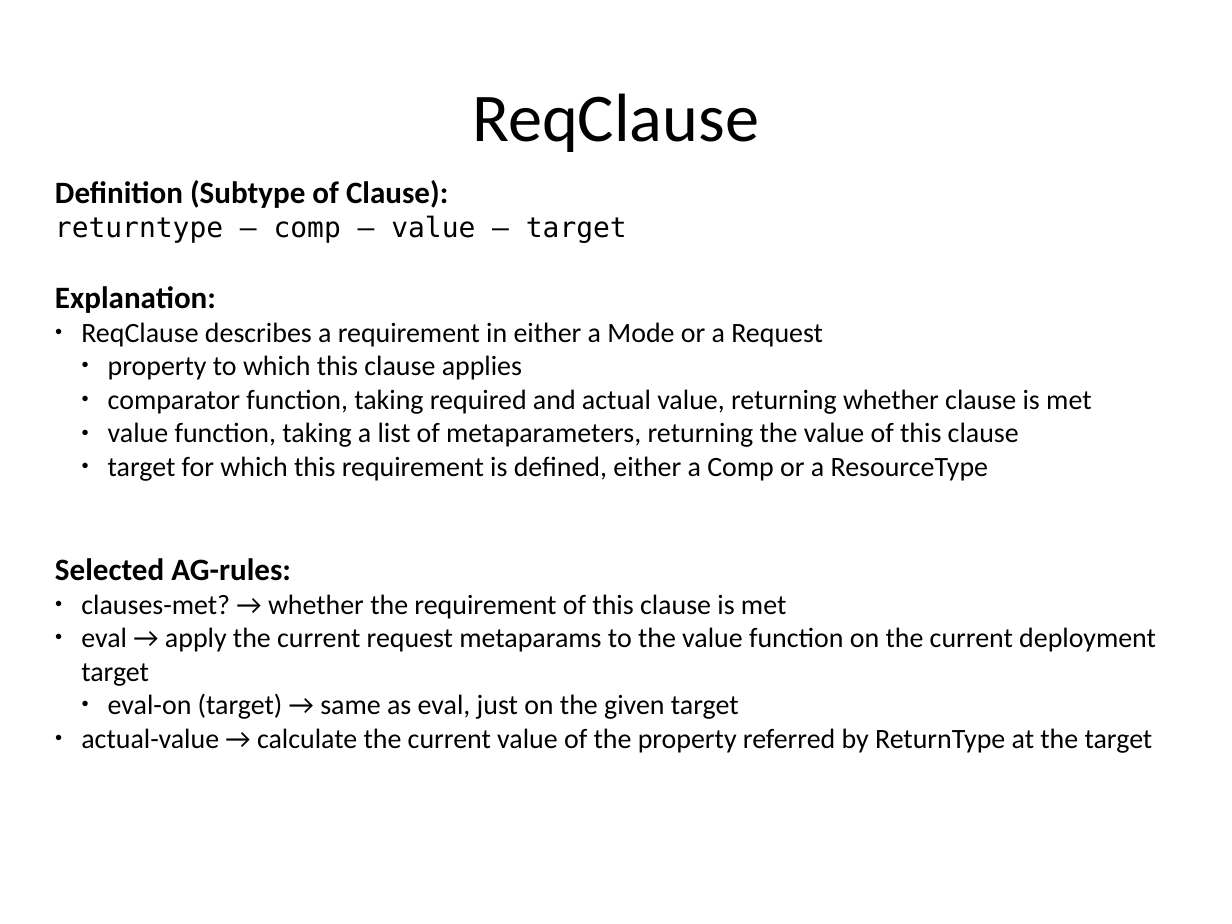
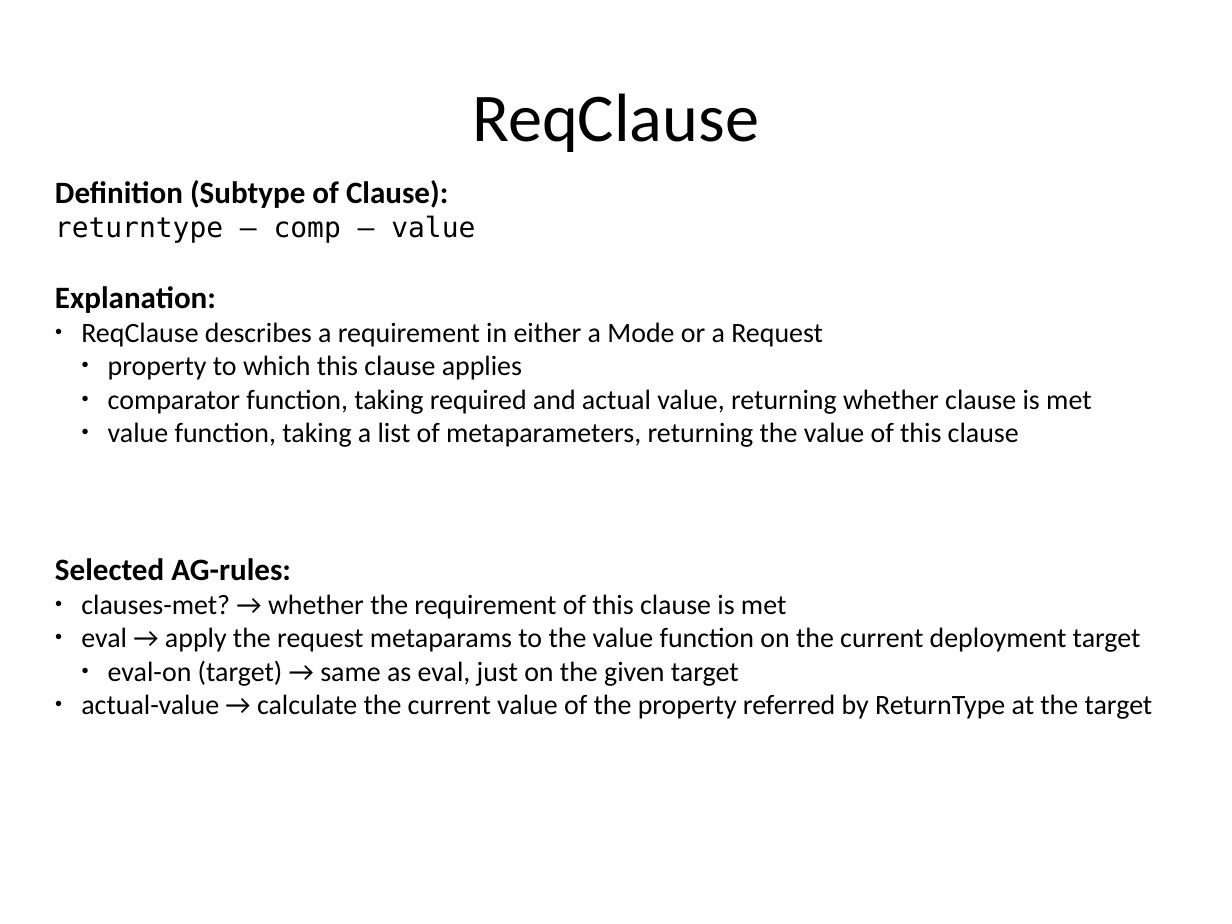
Before and after one commit to rene-schoene/racr-mquat, a slide deck: slide 28 of doc/the-model.odp (slide 26 before the commit). Drawn at 1232x924 pixels with LibreOffice and Linux fonts; fonts in the diff are those of the drawing. Boxes give left, top, right and bottom in pixels: in the first picture for what was removed or moved away, otherwise in the second. Text is boxed around its words. In the diff, an @@ line names an element or a change of style, - is before the commit and + after.

Commit message:
Adjust to model (remove ReqClause.target), added section for AST-Generation.

```diff
--- a/doc/the-model.odp
+++ b/doc/the-model.odp
@@ text at <box>55,215,475,243</box>: text changed @@
-returntype – comp – value – target
+returntype – comp – value
@@ text at <box>108,456,988,481</box>: paragraph removed @@
-  ● target for which this requirement is defined, either a Comp or a ResourceType
@@ text at <box>81,627,1141,652</box>: text changed @@
-● eval → apply the current request metaparams to the value function on the current deployment target
+● eval → apply the request metaparams to the value function on the current deployment target
```
Also in this commit, not shown: 12 other slides changed, 3 slides added.
